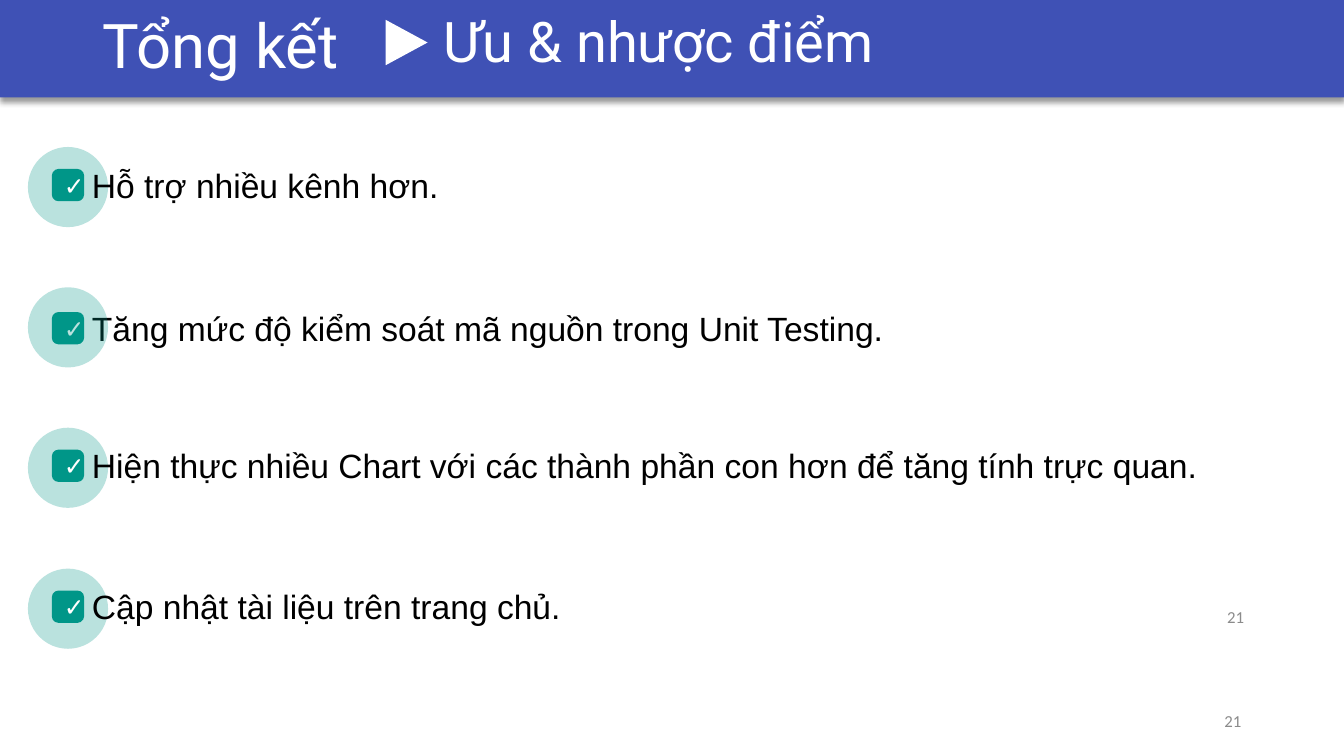
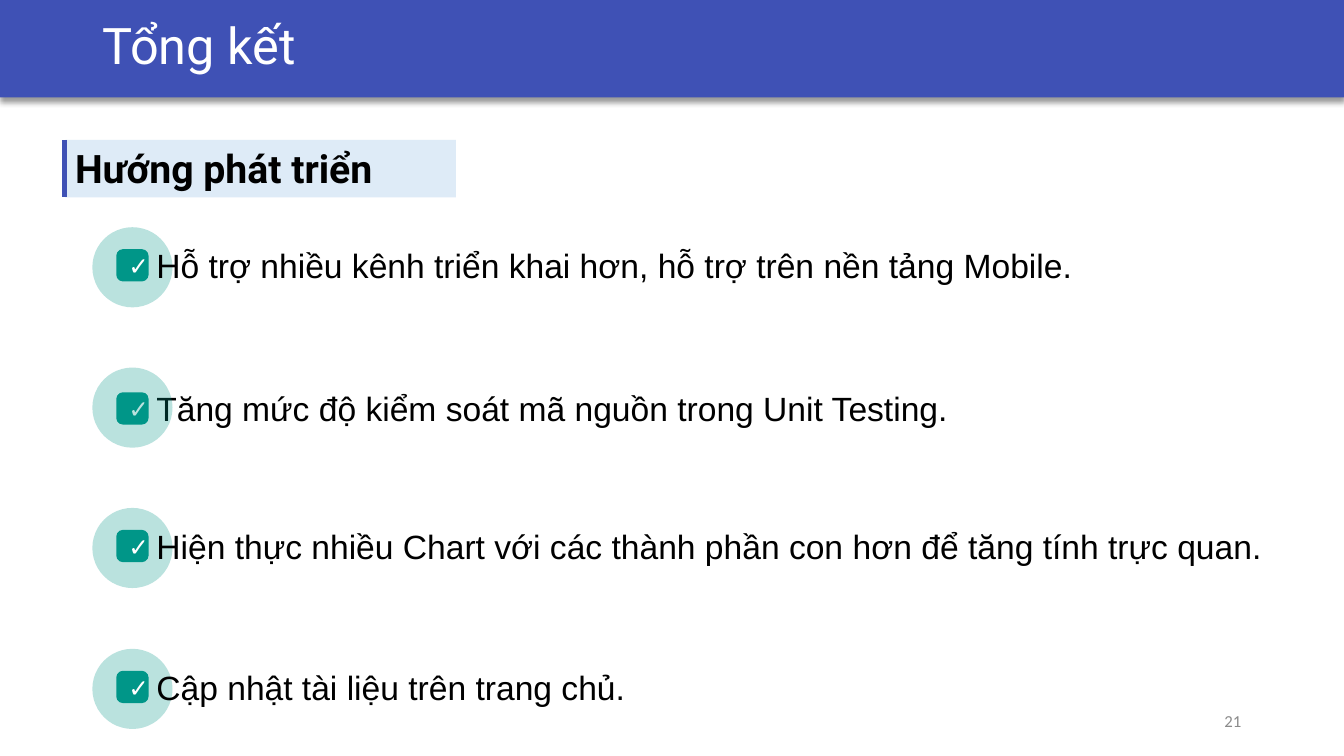
Before and after one commit to csethanhcong/c9js-demo, a slide deck: slide 21 of report/Presentation/Slide LVTN.pptx. Drawn at 1344x756 pixels with LibreOffice and Linux fonts; fonts in the diff are those of the drawing. Boxes give left, top, right and bottom in pixels: in the first picture for what was removed or moved away, otherwise in the second. Text is boxed around its words. In the diff, an @@ line names an element or a change of style, - is before the commit and + after.

```diff
--- a/report/Presentation/Slide LVTN.pptx
+++ b/report/Presentation/Slide LVTN.pptx
@@ text "Tổng kết" at [102, 21, 295, 75]: size 44 to 36 pt @@
@@ title removed at [102, 23, 501, 81] @@
-Bài toán đặt ra
@@ triangle removed at [386, 20, 428, 65] @@
@@ text removed at [444, 15, 874, 72] @@
-Ưu & nhược điểm
@@ line added from (65, 140) to (65, 198), #3F51B5 3 pt @@
@@ rectangle added at [66, 140, 457, 198], fill #DEEBF7, 28 pt, text #000000, bold @@
+Hướng phát triển
@@ 3 ellipses, 2 rectangles, 2 rounded rectangles: place and size @@
-3 ellipses, 2 rectangles, 2 rounded rectangles at [28, 287, 109, 649]
+3 ellipses, 2 rectangles, 2 rounded rectangles at [93, 227, 173, 589]
@@ rectangle "✓": place and size @@
-rectangle "✓" at [54, 315, 83, 343]
+rectangle "✓" at [119, 251, 147, 279]
@@ rounded rectangle: place and size @@
-rounded rectangle at [54, 315, 83, 343]
+rounded rectangle at [119, 251, 147, 279]
@@ text at [156, 251, 1072, 285]: text changed @@
-Hỗ trợ nhiều kênh hơn.
+Hỗ trợ nhiều kênh triển khai hơn, hỗ trợ trên nền tảng Mobile.
@@ text "Tăng mức độ kiểm soát ...": place and size @@
-text "Tăng mức độ kiểm soát ..." at [92, 314, 883, 348]
+text "Tăng mức độ kiểm soát ..." at [156, 394, 948, 428]
@@ text "Hiện thực nhiều Chart với ...": place and size @@
-text "Hiện thực nhiều Chart với ..." at [92, 451, 1197, 485]
+text "Hiện thực nhiều Chart với ..." at [156, 532, 1261, 566]
@@ page number removed at [1227, 612, 1244, 623] @@
-21
@@ ellipse: place and size @@
-ellipse at [28, 147, 109, 228]
+ellipse at [93, 649, 173, 730]
@@ rectangle "✓": place and size @@
-rectangle "✓" at [54, 171, 83, 200]
+rectangle "✓" at [119, 674, 147, 702]
@@ rounded rectangle: place and size @@
-rounded rectangle at [54, 171, 83, 200]
+rounded rectangle at [119, 674, 147, 702]
@@ text "Cập nhật tài liệu trên ...": place and size @@
-text "Cập nhật tài liệu trên ..." at [92, 592, 560, 626]
+text "Cập nhật tài liệu trên ..." at [156, 673, 624, 707]
```
Also in this commit, not shown: 15 other slides changed.
